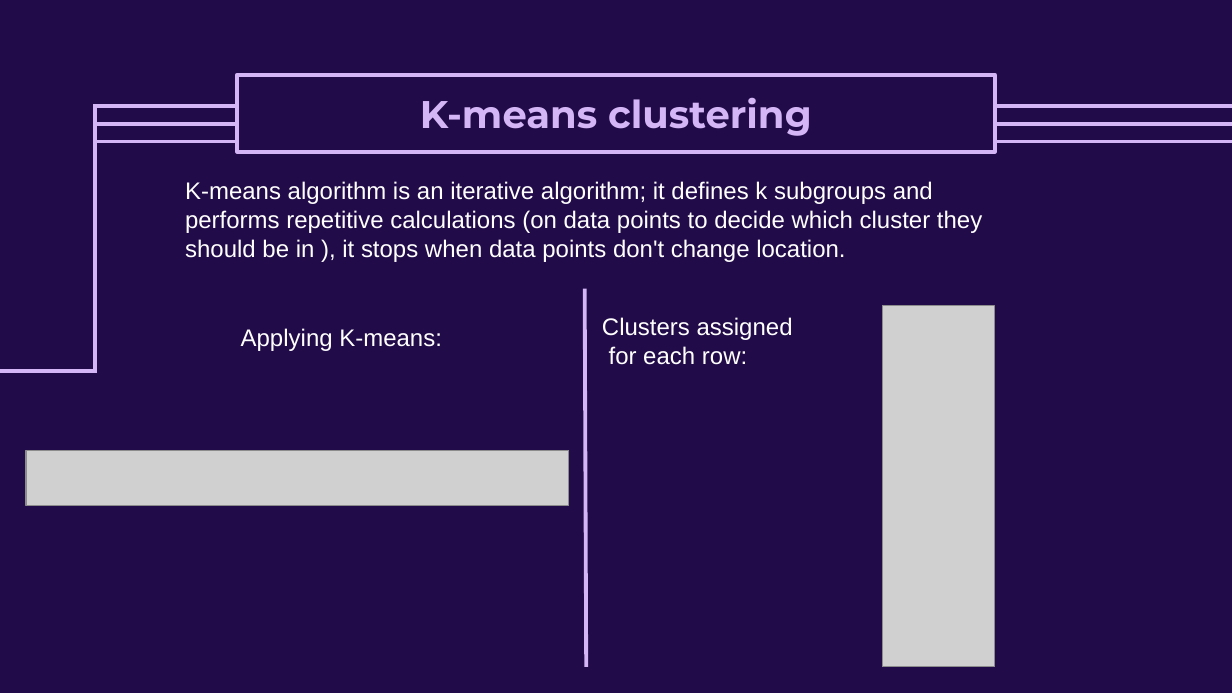
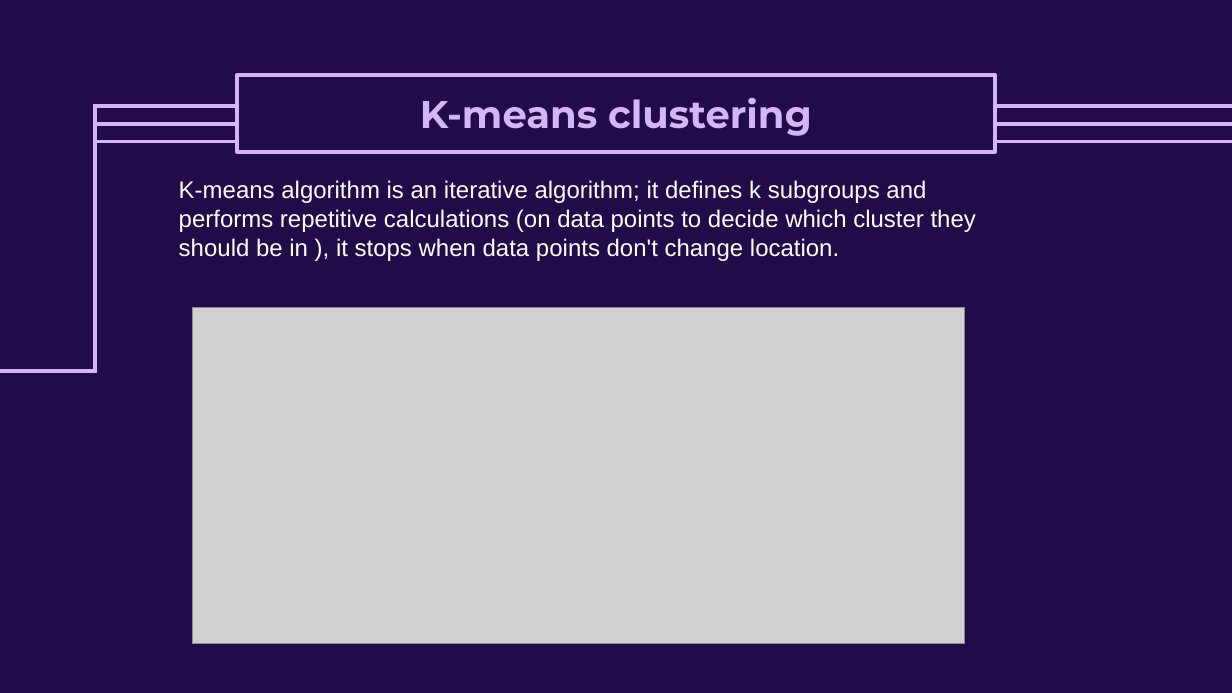
Before and after one commit to NurhandeAkyuz/Mice-Protein-Expression-Data-Analysis, a slide deck: slide 14 of Slides_data_mining_project2.pptx. Drawn at 1232x693 pixels with LibreOffice and Linux fonts; fonts in the diff are those of the drawing; grey boxes stand for pictures. Boxes give left, top, right and bottom in pixels: in the first picture for what was removed or moved away, otherwise in the second. Text is boxed around its words. In the diff, an @@ line names an element or a change of style, - is before the commit and + after.

```diff
--- a/Slides_data_mining_project2.pptx
+++ b/Slides_data_mining_project2.pptx
@@ text "K-means algorithm is an iterative ...": place and size @@
-text "K-means algorithm is an iterative ..." at (185, 181, 982, 262)
+text "K-means algorithm is an iterative ..." at (179, 180, 976, 261)
@@ line removed from (585, 288) to (586, 667) @@
@@ picture added at (192, 307, 963, 643) @@
@@ text removed at (241, 328, 442, 351) @@
-Applying K-means:
@@ text removed at (602, 317, 793, 365) @@
-Clusters assigned
-for each row:
@@ picture removed at (882, 306, 994, 667) @@
@@ picture removed at (26, 450, 569, 505) @@
```
Also in this commit, not shown: 3 other slides changed, 2 slides added, 2 slides removed.
